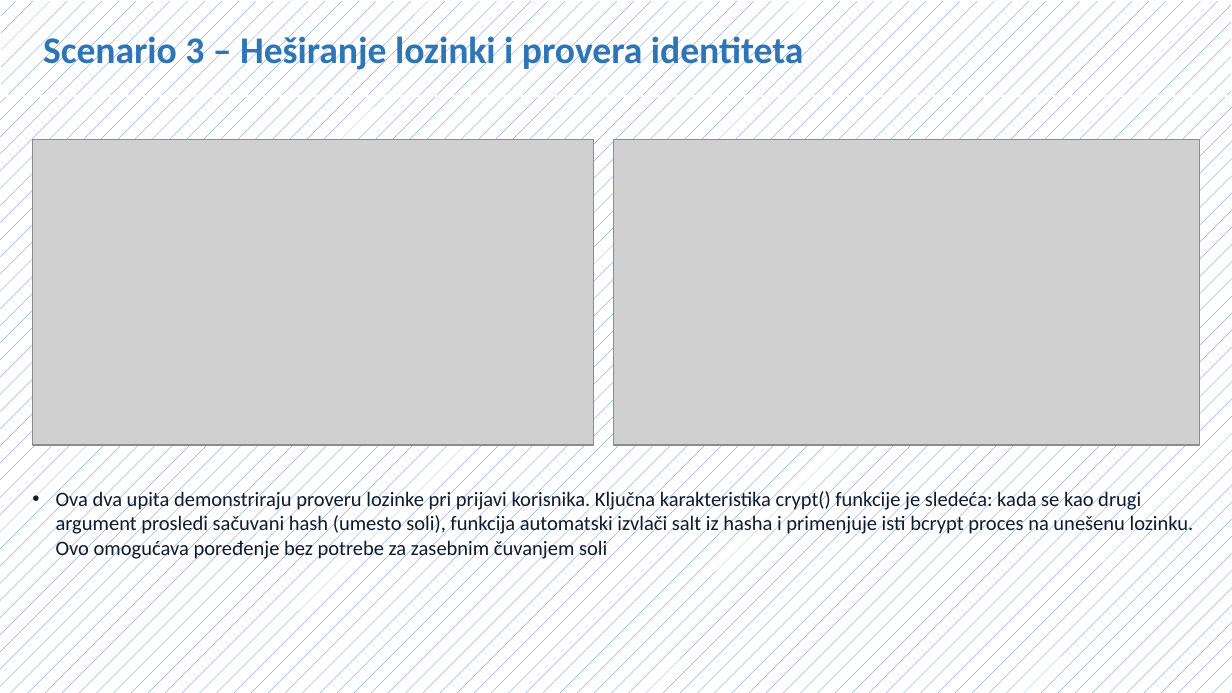
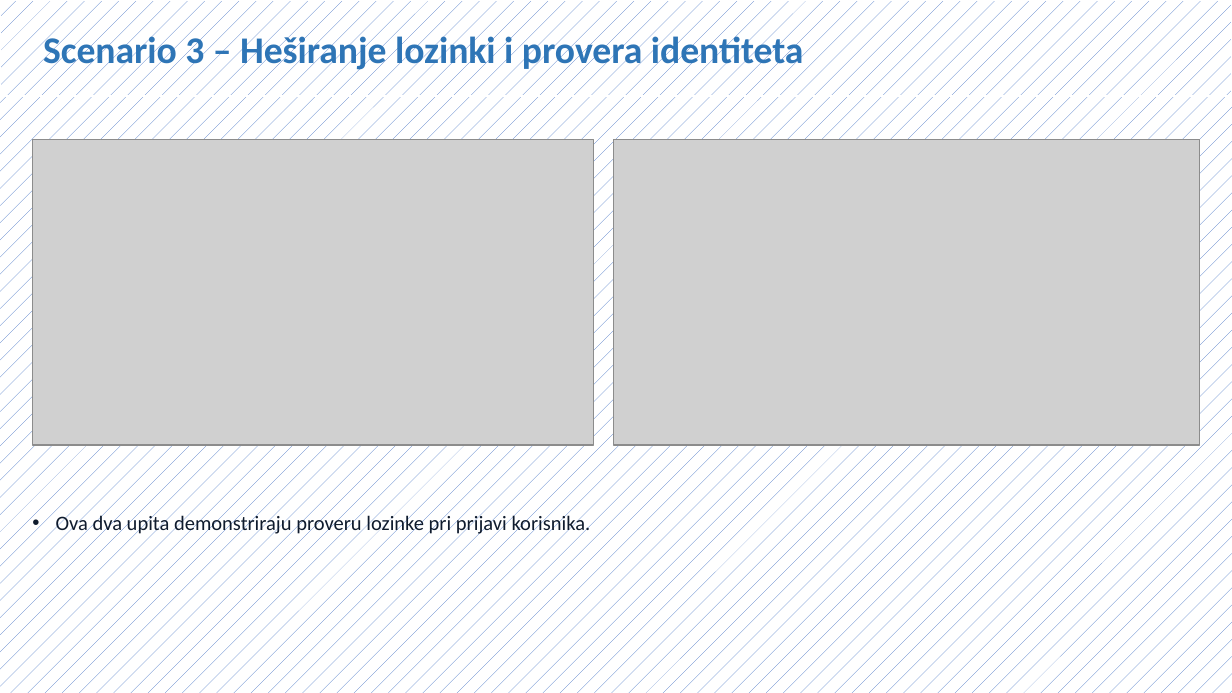
Before and after one commit to NemanjaCyber/SZUBP, a slide deck: slide 11 of P2/pgcrypto_prezentacija.pptx. Drawn at 1232x693 pixels with LibreOffice and Linux fonts; fonts in the diff are those of the drawing; grey boxes stand for pictures. Boxes give left, top, right and bottom in pixels: in the first picture for what was removed or moved away, otherwise in the second. Text is boxed around its words. In the diff, an @@ line names an element or a change of style, - is before the commit and + after.

```diff
--- a/P2/pgcrypto_prezentacija.pptx
+++ b/P2/pgcrypto_prezentacija.pptx
@@ text at (x1=56, y1=513, x2=591, y2=536): text changed @@
-• Ova dva upita demonstriraju proveru lozinke pri prijavi korisnika. Ključna karakteristika crypt() funkcije je sledeća: kada se kao drugi argument prosledi sačuvani hash (umesto soli), funkcija automatski izvlači salt iz hasha i primenjuje isti bcrypt proces na unešenu lozinku. Ovo omogućava poređenje bez potrebe za zasebnim čuvanjem soli
+• Ova dva upita demonstriraju proveru lozinke pri prijavi korisnika.
```
Also in this commit, not shown: 3 other slides changed, 1 other file.
